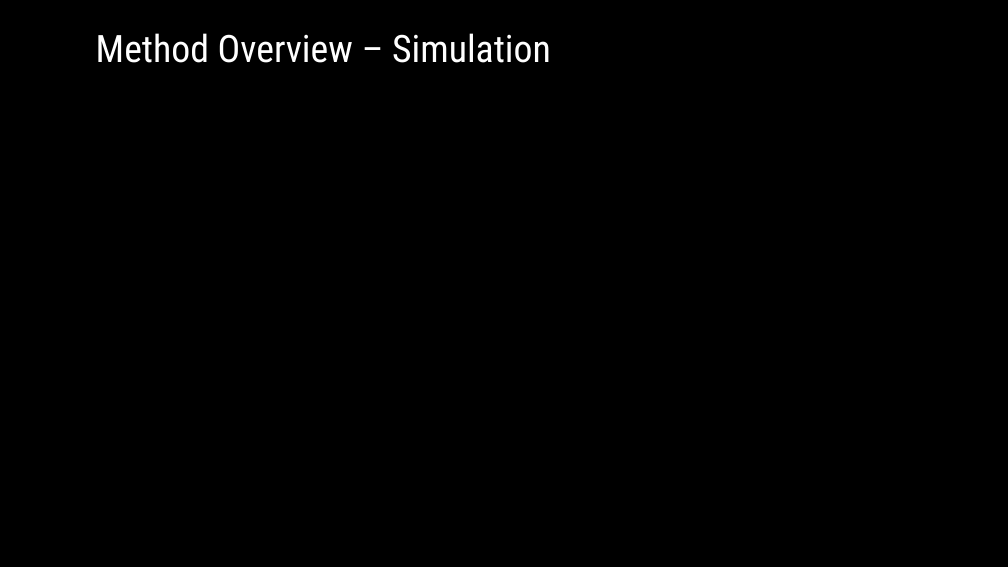
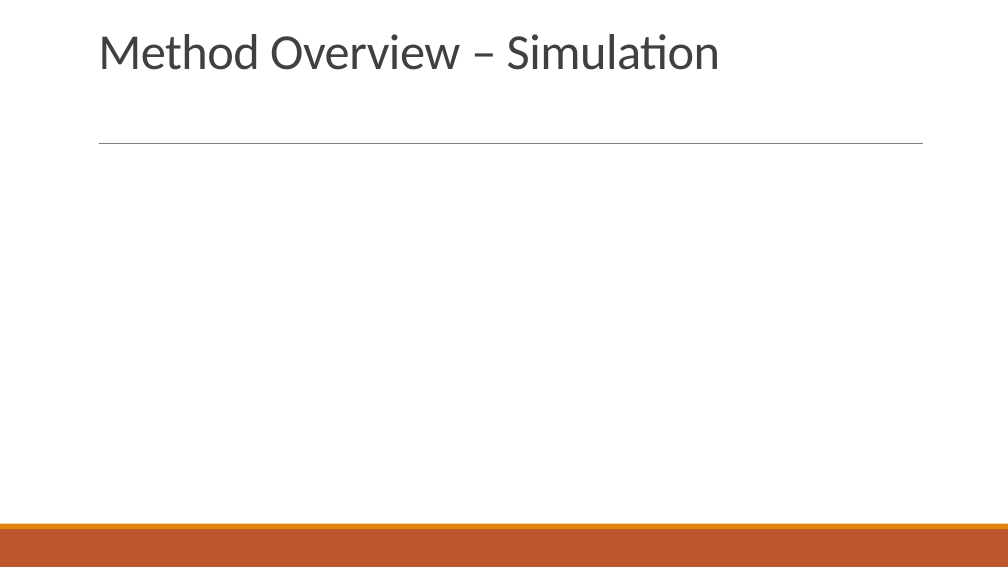
Before and after one commit to mrosendin/march-madness-machine-learning, a slide deck: slide 7 of Presentation.pptx (slide 8 before the commit). Drawn at 1008x567 pixels with LibreOffice and Linux fonts; fonts in the diff are those of the drawing; background and template pictures are left out. Boxes give left, top, right and bottom in pixels: in the first picture for what was removed or moved away, otherwise in the second. Text is boxed around its words. In the diff, an @@ line names an element or a change of style, - is before the commit and + after.

```diff
--- a/Presentation.pptx
+++ b/Presentation.pptx
@@ background picture (left out) to #FFFFFF @@
@@ title "Method Overview – Simulation" at bbox=[98, 34, 720, 70]: size 36 to 48 pt, font Roboto Condensed to Calibri, text colour #FFFFFF to #404040, letter spacing 0 to -0.5 pt; line spacing 0.9 to 0.85 @@
@@ line added from (99, 144) to (923, 144), #808080 0.5 pt @@
@@ rectangle added at bbox=[0, 529, 1008, 567], fill #BD582C @@
@@ rectangle added at bbox=[0, 524, 1008, 529], fill #E48312 @@
```
Also in this commit, not shown: 6 other slides changed, 2 slides added, 3 slides removed, 2 other files.
